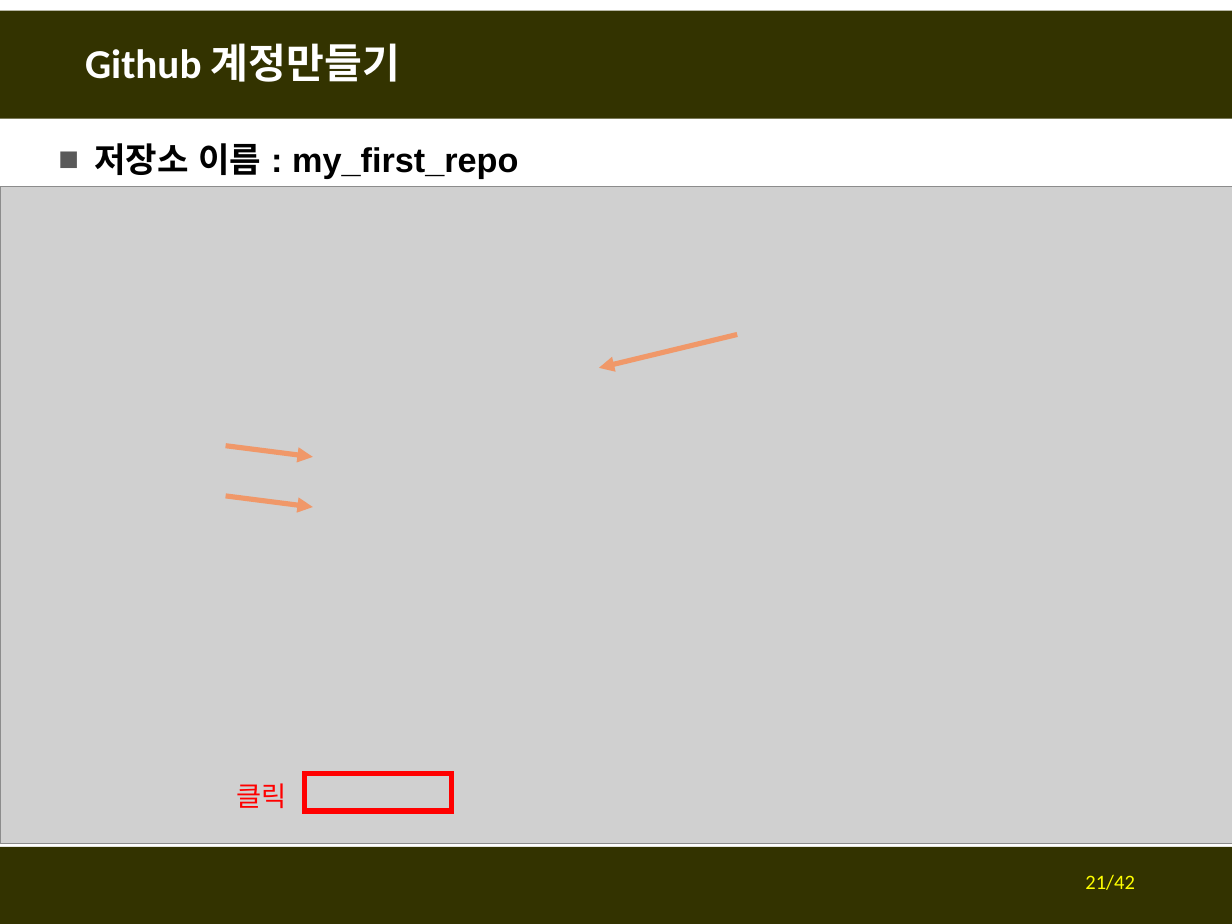
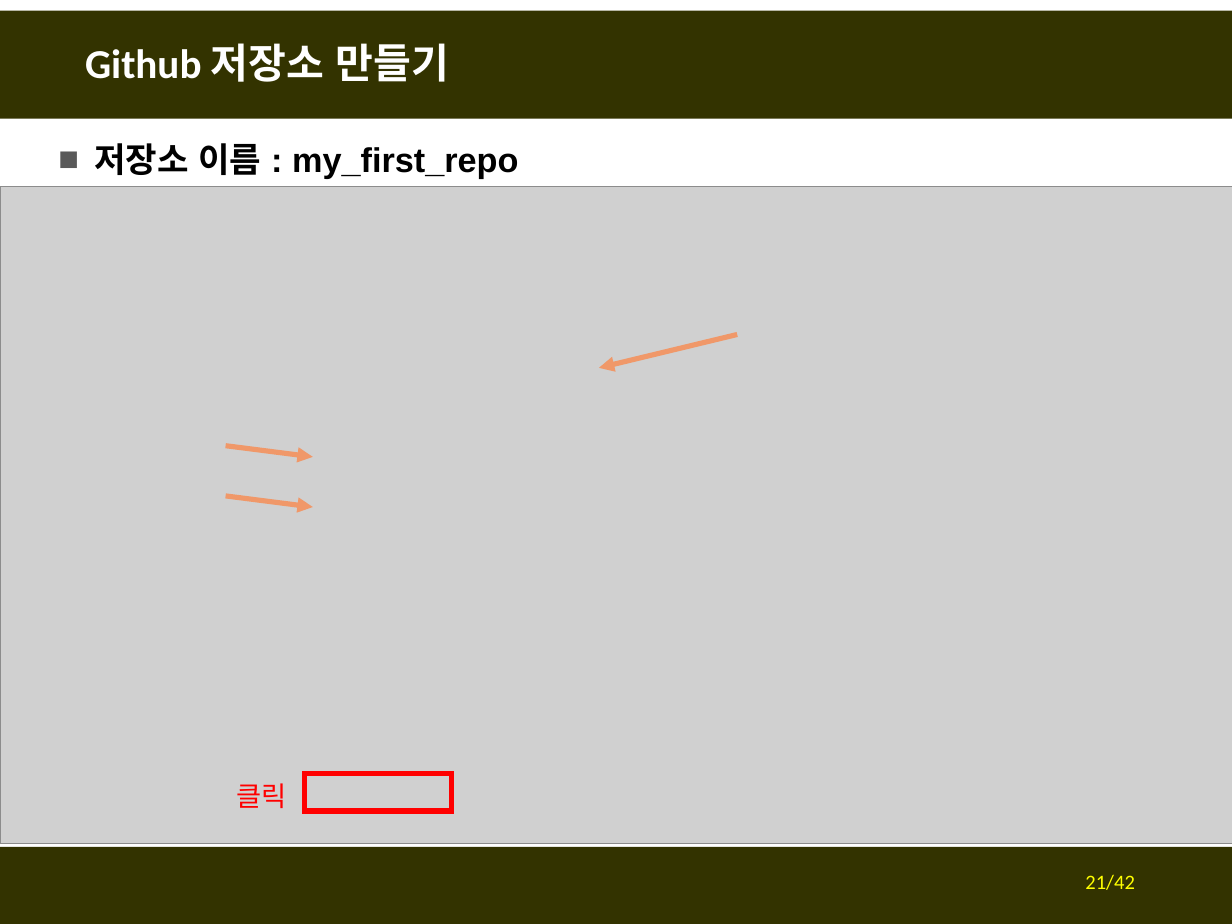
Before and after one commit to fasthill/github-lecture, a slide deck: slide 21 of git및github첫걸음2-원격저장소만들기.pptx. Drawn at 1232x924 pixels with LibreOffice and Linux fonts; fonts in the diff are those of the drawing; grey boxes stand for pictures. Boxes give left, top, right and bottom in pixels: in the first picture for what was removed or moved away, otherwise in the second. Text is boxed around its words. In the diff, an @@ line names an element or a change of style, - is before the commit and + after.

```diff
--- a/git및github첫걸음2-원격저장소만들기.pptx
+++ b/git및github첫걸음2-원격저장소만들기.pptx
@@ title at <box>85,43,449,82</box>: text changed @@
-Github 계정만들기
+Github 저장소 만들기
```
Also in this commit, not shown: 12 other slides changed.
